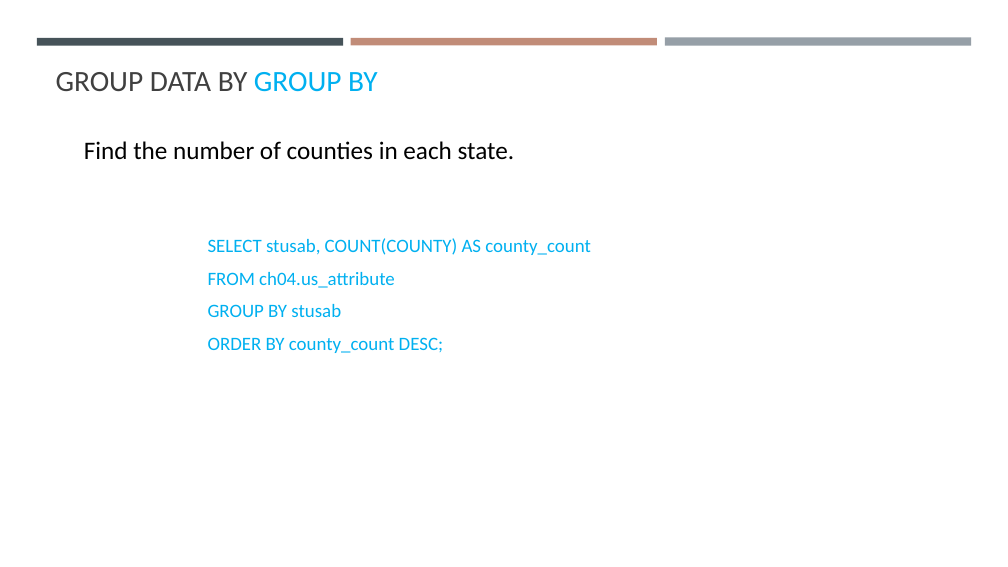
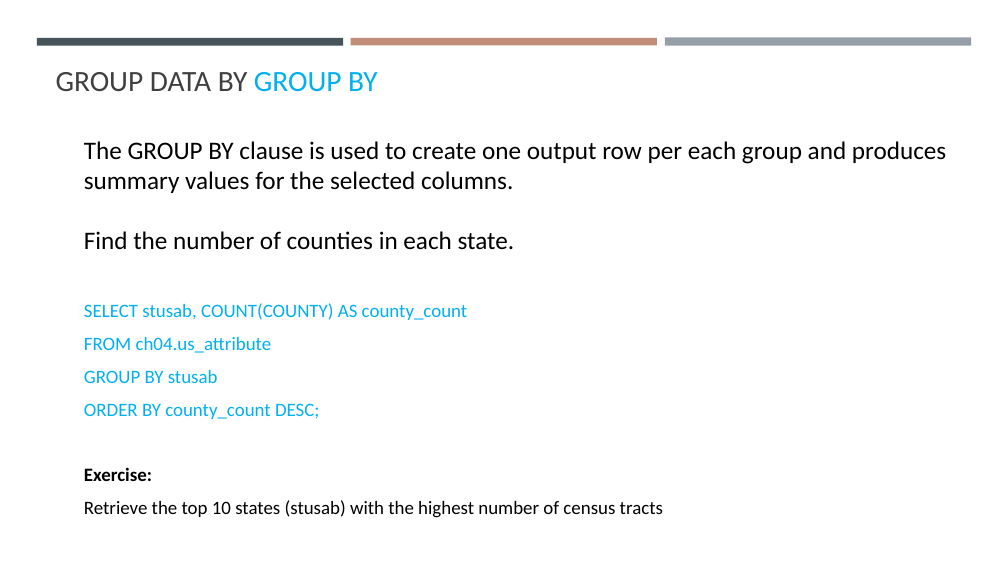
Before and after one commit to gisynw/ssj-376, a slide deck: slide 32 of docs/Lectures/Week04/Week04_SimpleSQL.pptx (slide 29 before the commit). Drawn at 1008x567 pixels with LibreOffice and Linux fonts; fonts in the diff are those of the drawing. Boxes give left, top, right and bottom in pixels: in the first picture for what was removed or moved away, otherwise in the second. Text is boxed around its words. In the diff, an @@ line names an element or a change of style, - is before the commit and + after.

```diff
--- a/docs/Lectures/Week04/Week04_SimpleSQL.pptx
+++ b/docs/Lectures/Week04/Week04_SimpleSQL.pptx
@@ text at (84,141,946,193): paragraph added @@
+The GROUP BY clause is used to create one output row per each group and produces summary values for the selected columns.
@@ text "SELECT stusab, COUNT(COUNTY) AS county_count": place and size @@
-text "SELECT stusab, COUNT(COUNTY) AS county_count" at (208,238,591,353)
+text "SELECT stusab, COUNT(COUNTY) AS county_count" at (84,303,663,518)
@@ text at (84,467,663,518): paragraphs added @@
+Exercise:
+Retrieve the top 10 states (stusab) with the highest number of census tracts
```
Also in this commit, not shown: 10 other slides changed, 12 slides added, 2 other files.
